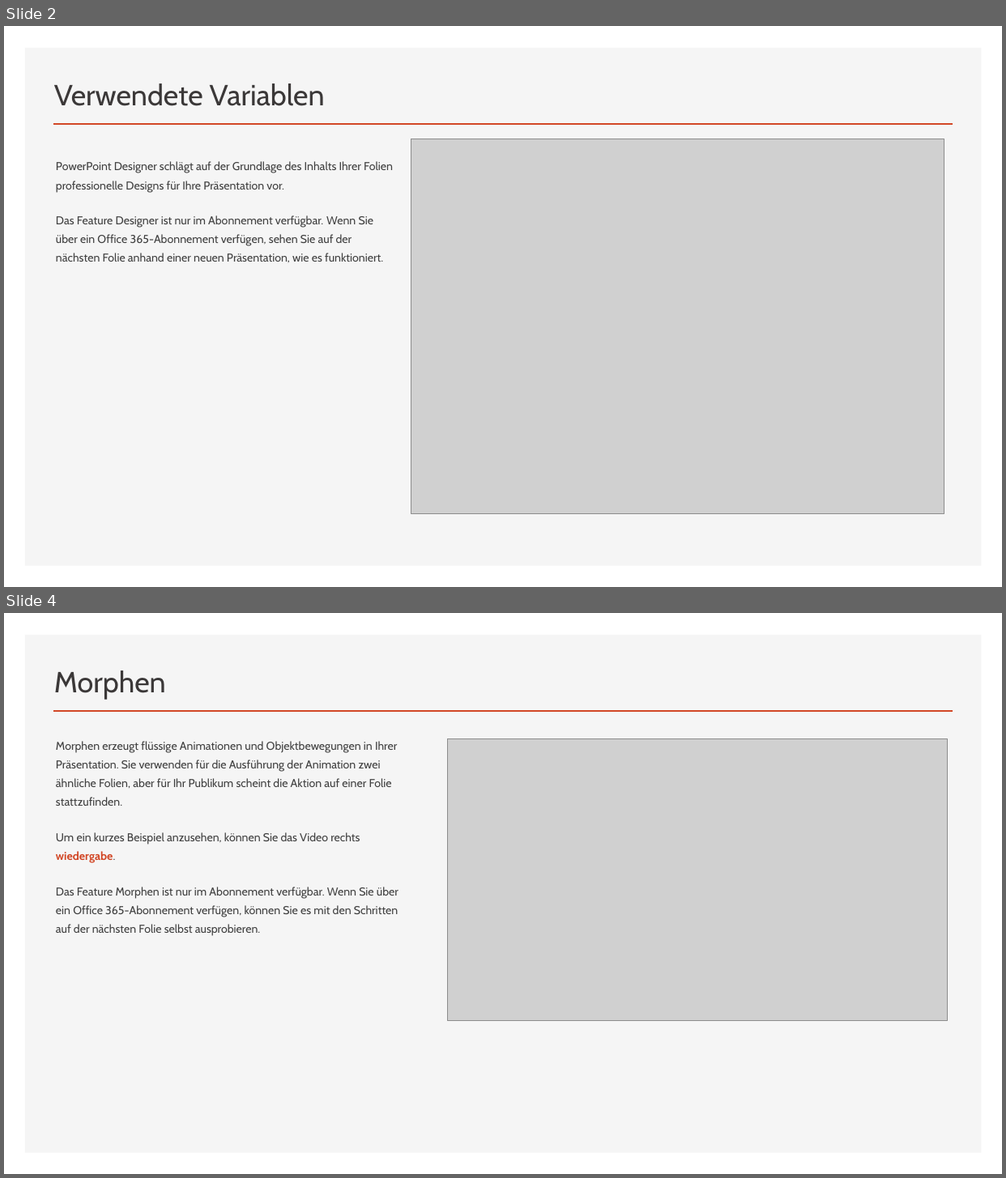
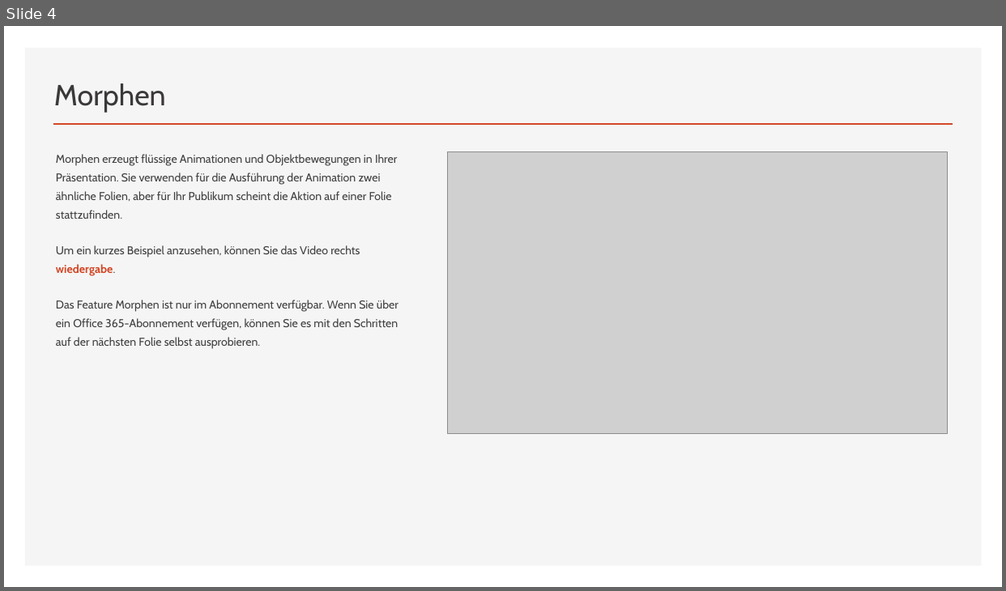
Before and after one commit to annapuu/gruppe3, a slide deck: 4_Presentation/Präsentation.pptx. Shown one above the other, each under a label of ours: slides 2 and 4 before the commit, slide 4 after it; the slides between them are not shown. The pictures are 1006x1178 and 1006x591 pixels, drawn with LibreOffice and Linux fonts; fonts in the diff are those of the drawing; grey boxes stand for pictures. Boxes give left, top, right and bottom in pixels: in the first picture for what was removed or moved away, otherwise in the second. Text is boxed around its words. In the diff, an @@ line names an element or a change of style, - is before the commit and + after.

```diff
--- a/4_Presentation/Präsentation.pptx
+++ b/4_Presentation/Präsentation.pptx
@@ slide 2 removed at [4,26,1002,587], background #FFFFFF; not listed: 2 template elements that a slide beside it also shows @@
@@ title removed at [54,84,325,106] @@
-Verwendete Variablen
@@ picture removed at [411,139,944,514] @@
@@ text removed at [56,161,393,263] @@
-PowerPoint Designer schlägt auf der Grundlage des Inhalts Ihrer Folien professionelle Designs für Ihre Präsentation vor.
-Das Feature Designer ist nur im Abonnement verfügbar. Wenn Sie über ein Office 365-Abonnement verfügen, sehen Sie auf der nächsten Folie anhand einer neuen Präsentation, wie es funktioniert.
```
Also in this commit, not shown: 2 slides changed, 1 slide added.
